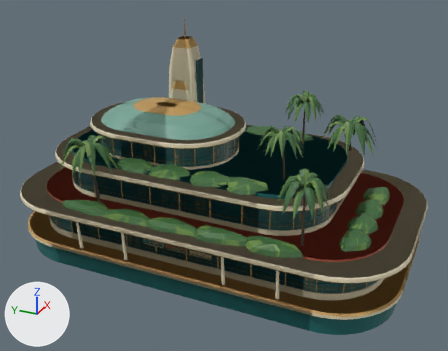
What one commit did to the FBX model unity/Assets/Suborned/Scenery/FerryPavilion.fbx.
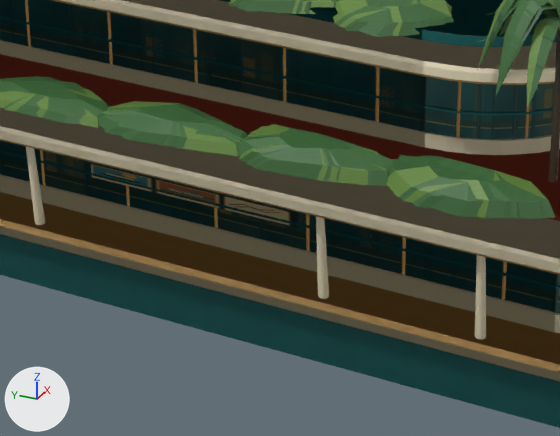
The first picture shows the older version from a 50 mm lens placed at (-60.1, -27.6, 36.9), pointed at (-1.1, -1.0, 7.4). The close-ups show the older and then the newer version on the part from 25% to 68% of the width and 52% to 95% of the height of that picture. Only the edits that show in the close-ups are written down. The axes (+X, +Y, +Z) are drawn at lower left. The lights are the same throughout.

The first close-up shows 'FerryPavilion Close', 'FerryPavilion Horizon', 'FerryPavilion Street'.
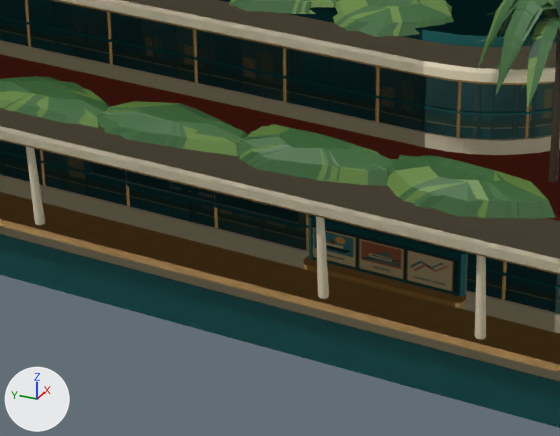
Where the change shows, as pixel boxes [x1, y1, x2, y2] in the close-ups (560 x 436 px):
'FerryPavilion Street', reshaped: before [0, 0, 560, 381]; after [0, 0, 560, 364]
part 1 of me_ferrypavilion_horizon, added: after [304, 259, 466, 303]
part 2 of me_ferrypavilion_horizon, surface changed: before [127, 7, 543, 186]; after [501, 7, 543, 42]
part 3 of me_ferrypavilion_street, added (mostly hidden): after [309, 215, 468, 296]
part 4 of me_ferrypavilion_street, added: after [303, 256, 467, 308]
part 5 of me_ferrypavilion_close, added: after [309, 215, 468, 297]
part 6 of me_ferrypavilion_close, added: after [303, 256, 467, 308]
part 7 of me_ferrypavilion_close, added (brown): after [313, 224, 459, 293]
part 8 of me_ferrypavilion_close, surface changed: before [91, 0, 560, 186]; after [91, 0, 560, 227]

The edits, one by one:
me_ferrypavilion_horizon is used by ob_ferrypavilion_horizon; location (0.0, 0.0, 0.0).
me_ferrypavilion_horizon had 2295 vertices, 1527 faces and spanned x -12.8..12.8, y -23.0..23.0, z -2.2..23.4.
me_ferrypavilion_horizon now has 2363 vertices, 1564 faces and spans x -12.8..12.8, y -23.0..23.0, z -2.2..23.4.
me_ferrypavilion_horizon part 1: a new loose piece of 32 vertices spanning x -11.2..-10.6, y -10.7..-4.6, z 1.0..1.2, in mat_harbour_trim_sheet (picture img_ferrycolour_png).
me_ferrypavilion_horizon part 2: 56 kept faces spanning x -11.5..10.2, y -20.5..14.0, z 2.2..15.7 get new texture (UV) coordinates.
Other edits to the shape of me_ferrypavilion_horizon do not show in these pictures.
me_ferrypavilion_close is used by ob_ferrypavilion_close; location (0.0, 0.0, 0.0).
me_ferrypavilion_close had 9083 vertices, 5527 faces and spanned x -12.8..12.8, y -23.0..23.0, z -2.2..23.4.
me_ferrypavilion_close now has 9295 vertices, 5636 faces and spans x -12.8..12.8, y -23.0..23.0, z -2.2..23.4.
me_ferrypavilion_close part 5: a new loose piece of 104 vertices spanning x -10.8..-10.5, y -10.6..-4.7, z 1.0..3.0, in mat_harbour_trim_sheet (picture img_ferrycolour_png).
me_ferrypavilion_close part 6: a new loose piece of 104 vertices spanning x -11.2..-10.6, y -10.7..-4.6, z 1.0..1.2, in mat_harbour_trim_sheet (picture img_ferrycolour_png).
me_ferrypavilion_close part 7: 4 vertices added at x -10.8, y -10.4..-4.9, z 1.3..2.7.
me_ferrypavilion_close part 8: 305 kept faces spanning x -11.9..10.4, y -20.5..14.4, z 2.2..15.7 get new texture (UV) coordinates.
me_ferrypavilion_street is used by ob_ferrypavilion_street; location (0.0, 0.0, 0.0).
me_ferrypavilion_street had 3959 vertices, 2612 faces and spanned x -12.8..12.8, y -23.0..23.0, z -2.2..23.4.
me_ferrypavilion_street now has 4091 vertices, 2681 faces and spans x -12.8..12.8, y -23.0..23.0, z -2.2..23.4.
me_ferrypavilion_street part 3: a new loose piece of 64 vertices spanning x -10.8..-10.5, y -10.6..-4.7, z 1.0..3.0, in mat_harbour_trim_sheet (picture img_ferrycolour_png).
me_ferrypavilion_street part 4: a new loose piece of 64 vertices spanning x -11.2..-10.6, y -10.7..-4.6, z 1.0..1.2, in mat_harbour_trim_sheet (picture img_ferrycolour_png).
Other edits to the shape of me_ferrypavilion_street do not show in these pictures.
